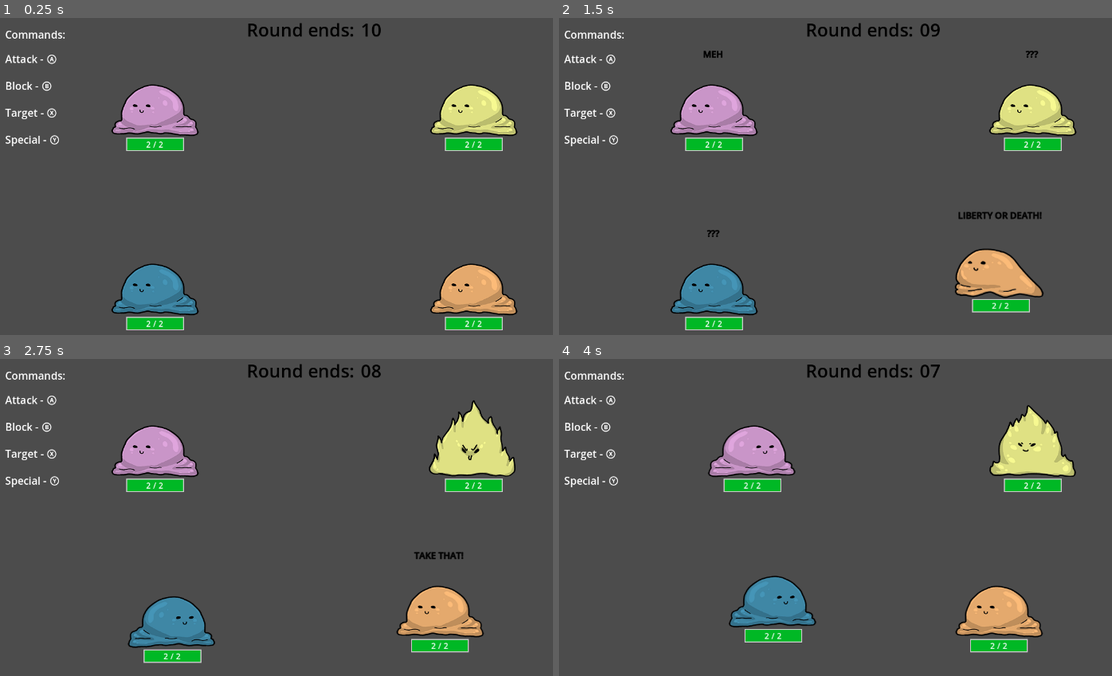
Above: before the commit, frames 1-4 (two rows, left to right).
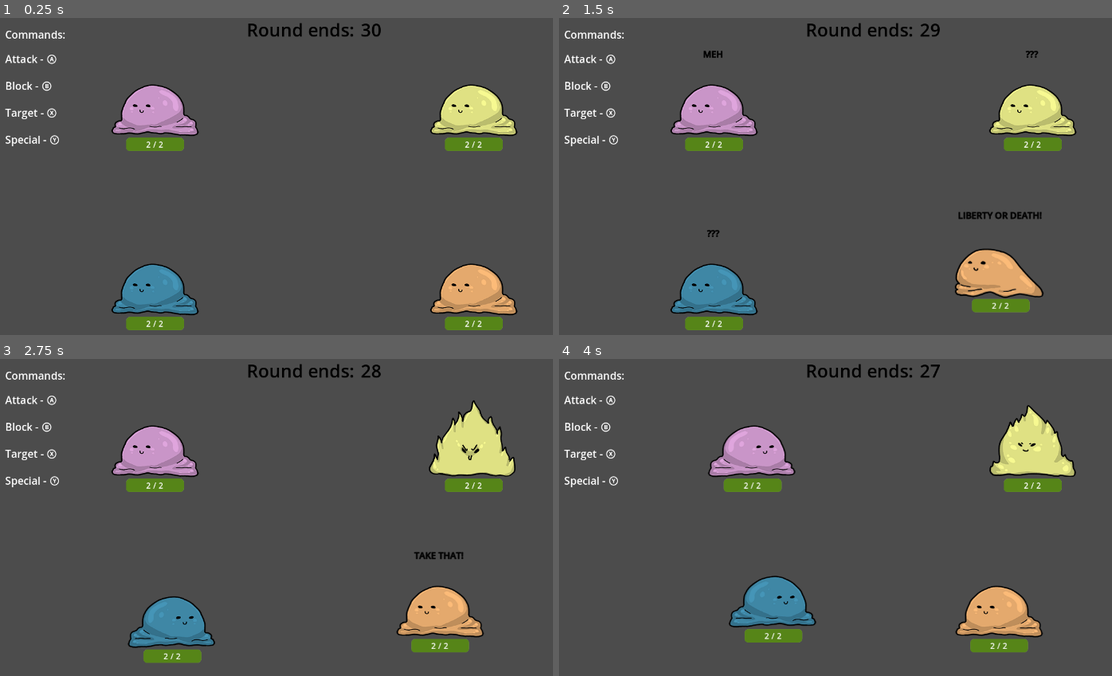
Above: after the commit, the same moments.

Repository: Galitie/mini-tyler-games
Game: Godot game, scene res://tylermon/tylermon.tscn
Same seed, same stepped clock (60 frames per second), same inputs: the game is played once before the commit and once after it. This scene is started directly instead of the project's main scene.
Inputs (mouse positions are in pixels of both pictures, inside the frame that each line leads up to):
- Up to frame 1 (0.25 s): no input
- Up to frame 2 (1.5 s): tap Enter (start) at 0.5 s; move the mouse to (1012, 179) at 0.52 s; hold Enter (start) 0.53-1.28 s; hold Right (move_piece_right) from 0.53 s (still down); tap Space (jump) at 0.77 s; move the mouse to (747, 214) at 1.27 s; tap B (tylermon_block) at 1.35 s
- Up to frame 3 (2.75 s): tap Space (jump) at 1.52 s; move the mouse to (376, 457) at 2.02 s; release Right (move_piece_right) at 2.03 s; hold A (move_left) from 2.03 s (still down); tap Y (tylermon_special) at 2.1 s
- Up to frame 4 (4 s): move the mouse to (841, 609) at 2.77 s; release A (move_left) at 2.78 s; hold Right (move_piece_right) from 2.78 s (still down); tap X (tylermon_target) at 2.85 s; tap Space (jump) at 3.02, 3.77 s; move the mouse to (1062, 590) at 3.52 s; hold Enter (start) from 3.53 s (still down)

The runs differ from the first frame. In frame 1, 1.8% of the frame differs, in the area x 22-91%, y 1-99%; in frame 2, 1.8%; in frame 3, 1.8%, in the area x 22-91%, y 2-96%; in frame 4, 1.8%.

Commit message:
Theme futzing

Diff:
--- a/tylermon/mon.tscn
+++ b/tylermon/mon.tscn
@@ -24,6 +24,7 @@
 [ext_resource type="Texture2D" uid="uid://b66mxbmixgxfu" path="res://tylermon/mon_base_knocked_out3.png" id="18_7kvut"]
 [ext_resource type="Texture2D" uid="uid://e6c4xabx00ep" path="res://tylermon/mon_base_special.png" id="18_050gi"]
 [ext_resource type="Texture2D" uid="uid://cdjijr0duew8y" path="res://tylermon/mon_base_special2.png" id="19_v6lq8"]
+[ext_resource type="Theme" uid="uid://mej1pqgdqmna" path="res://tylermon_theme.tres" id="25_0om5b"]
 
 [sub_resource type="CapsuleShape2D" id="CapsuleShape2D_u036k"]
 radius = 6.07992
@@ -197,21 +198,6 @@
 "name": &"upgrade_react",
 "speed": 3.0
 }]
-
-[sub_resource type="StyleBoxFlat" id="StyleBoxFlat_1caxg"]
-bg_color = Color(0.4, 0.4, 0.4, 1)
-border_width_left = 2
-border_width_top = 2
-border_width_right = 2
-border_width_bottom = 2
-
-[sub_resource type="StyleBoxFlat" id="StyleBoxFlat_bjlq7"]
-resource_local_to_scene = true
-bg_color = Color(0, 0.72549, 0.14902, 1)
-border_width_left = 2
-border_width_top = 2
-border_width_right = 2
-border_width_bottom = 2
 
 [sub_resource type="CapsuleShape2D" id="CapsuleShape2D_ljrqg"]
 radius = 8.14321
@@ -289,8 +275,7 @@
 grow_vertical = 2
 scale = Vector2(1, 0.994895)
 size_flags_horizontal = 4
-theme_override_styles/background = SubResource("StyleBoxFlat_1caxg")
-theme_override_styles/fill = SubResource("StyleBoxFlat_bjlq7")
+theme = ExtResource("25_0om5b")
 step = 1.0
 show_percentage = false
 
--- a/tylermon/tylermon.tscn
+++ b/tylermon/tylermon.tscn
@@ -10,7 +10,7 @@
 
 [node name="tylermon" type="Node2D"]
 script = ExtResource("1_66guv")
-fight_length = 11
+fight_length = 31
 upgrade_length = 51
 max_rounds = 5
 
--- a/tylermon_theme.tres
+++ b/tylermon_theme.tres
@@ -33,7 +33,23 @@
 corner_radius_bottom_right = 3
 corner_radius_bottom_left = 3
 
+[sub_resource type="StyleBoxFlat" id="StyleBoxFlat_nu2nj"]
+corner_radius_top_left = 8
+corner_radius_top_right = 8
+corner_radius_bottom_right = 8
+corner_radius_bottom_left = 8
+
+[sub_resource type="StyleBoxFlat" id="StyleBoxFlat_bf272"]
+bg_color = Color(0.341176, 0.52549, 0.0980392, 1)
+corner_radius_top_left = 8
+corner_radius_top_right = 8
+corner_radius_bottom_right = 8
+corner_radius_bottom_left = 7
+
 [resource]
+resource_local_to_scene = true
 Button/styles/hover = SubResource("StyleBoxFlat_sbm80")
 Button/styles/normal = SubResource("StyleBoxFlat_sbync")
 Button/styles/pressed = SubResource("StyleBoxFlat_qbxsx")
+ProgressBar/styles/background = SubResource("StyleBoxFlat_nu2nj")
+ProgressBar/styles/fill = SubResource("StyleBoxFlat_bf272")
Not shown: 1 places in tylermon/mon.tscn that only renumber resources
Not shown: 1 places in tylermon_theme.tres that only renumber resources
